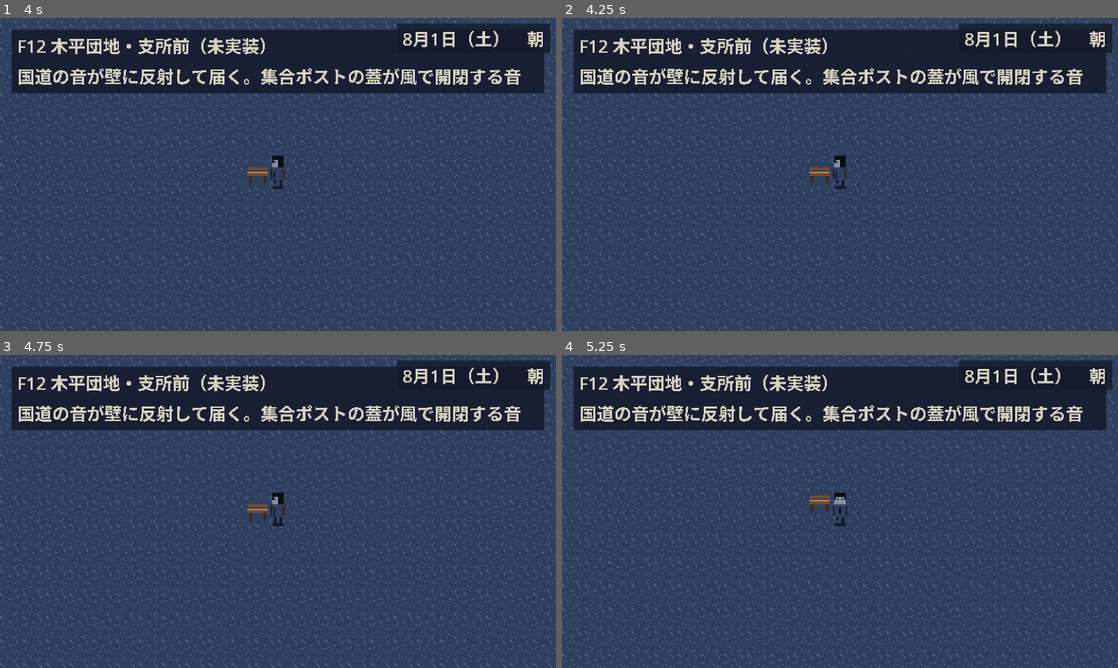
Above: before the commit, frames 1-4 (two rows, left to right).
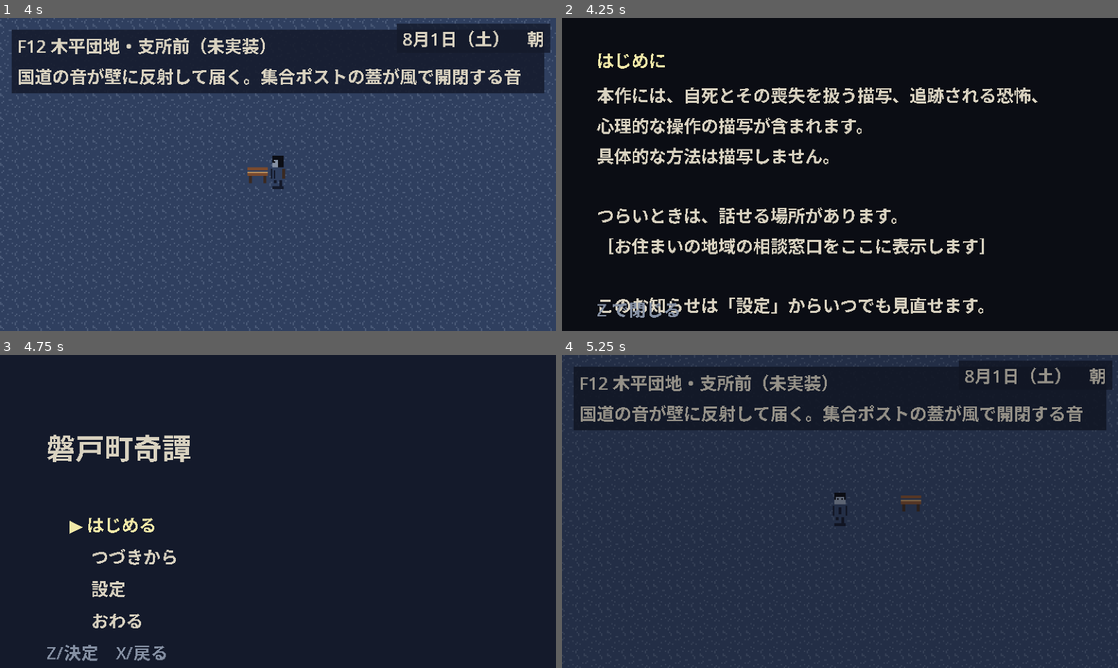
Above: after the commit, the same moments.

Repository: kijima-masaru/Ano-natsu-no-hyaku-ki-yak-
Game: Godot game, scene res://scenes/main.tscn
The game is run twice, just before and just after one commit, with the same random seed, the same clock (stepped at 60 frames per second) and the same inputs. Before the commit the project has no main scene; this scene is started directly in both runs.
Inputs:
- Up to frame 1 (4 s): tap Enter (ui_accept) at 0.5, 0.77, 1.52, 3.02, 3.77 s; hold D (move_right) 0.53-1.28 s; hold Z (interact) 0.53-1.28 s; hold S (move_down) 1.28-2.03 s; tap Shift (sneak) at 1.35, 2.85 s; hold D (move_right) 2.03-2.78 s; hold Z (interact) 2.03-2.78 s; hold W (move_up) 2.78-3.53 s; hold A (move_left) from 3.53 s (still down); hold Z (interact) from 3.53 s (still down)
- Up to frame 2 (4.25 s): keep holding A (move_left); keep holding Z (interact); tap X (cancel) at 4.15 s
- Up to frame 3 (4.75 s): keep holding A (move_left); release Z (interact) at 4.28 s; tap Shift (sneak) at 4.35 s; tap Enter (ui_accept) at 4.52 s
- Up to frame 4 (5.25 s): tap Enter (ui_accept) at 5 s; release A (move_left) at 5.03 s; hold S (move_down) from 5.03 s (still down); hold Z (interact) from 5.03 s (still down)

Frame 1 is identical in both runs. In frame 2, 98% of the frame differs, in the area x 0-100%, y 0-100%; in frame 3, 83%; in frame 4, 74%.
Error after the commit: Cannot call method 'set_input_as_handled' on a null value. (res://scripts/ui/menu_list.gd:65)

Commit message:
feat(save): タイトル画面をエントリポイントにし、セーブポイントとシーン離脱を接続
- Title: はじめる／つづきから／設定／おわる。初回はお知らせを先に表示。クリア済み数を題字の下に印で示す
- Main: セーブポイント（公衆電話）でスロットメニューを開く。Esc でオートセーブしてタイトルへ（暫定）
- SceneRouter.reset(): シーン離脱時に参照を捨て、再入場でプレイヤーを再生成。フィールド訪問を GameState に記録
- project.godot: main_scene をタイトルに変更、SaveManager を autoload 登録

Co-Authored-By: Claude Fable 5.1 <noreply@anthropic.com>
Claude-Session: https://claude.ai/code/session_012m8V77zujmRXRRP5JutGJS

Diff:
--- /dev/null
+++ b/scenes/ui/title.tscn
@@ -0,0 +1,47 @@
+[gd_scene load_steps=3 format=3]
+
+[ext_resource type="Script" path="res://scripts/ui/title.gd" id="1_title"]
+[ext_resource type="Script" path="res://scripts/ui/menu_list.gd" id="2_menu_list"]
+
+[node name="Title" type="Control"]
+layout_mode = 3
+anchors_preset = 15
+anchor_right = 1.0
+anchor_bottom = 1.0
+script = ExtResource("1_title")
+
+[node name="Background" type="ColorRect" parent="."]
+layout_mode = 1
+anchors_preset = 15
+anchor_right = 1.0
+anchor_bottom = 1.0
+mouse_filter = 2
+
+[node name="Title" type="Label" parent="."]
+layout_mode = 0
+offset_left = 32.0
+offset_top = 48.0
+offset_right = 352.0
+offset_bottom = 72.0
+
+[node name="Subtitle" type="Label" parent="."]
+layout_mode = 0
+offset_left = 32.0
+offset_top = 74.0
+offset_right = 352.0
+offset_bottom = 88.0
+
+[node name="Menu" type="VBoxContainer" parent="."]
+layout_mode = 0
+offset_left = 48.0
+offset_top = 108.0
+offset_right = 336.0
+offset_bottom = 180.0
+script = ExtResource("2_menu_list")
+
+[node name="Footer" type="Label" parent="."]
+layout_mode = 0
+offset_left = 32.0
+offset_top = 196.0
+offset_right = 352.0
+offset_bottom = 210.0
--- a/scripts/autoload/scene_router.gd
+++ b/scripts/autoload/scene_router.gd
@@ -34,6 +34,17 @@
 ## Main シーンがワールドのルートを登録する
 func register_world(root: Node2D) -> void:
 	world_root = root
+
+
+## ゲームシーンを離れるときに呼ぶ。フィールドとプレイヤーはシーンごと解放されるため参照を捨てる
+func reset() -> void:
+	world_root = null
+	current_field = null
+	current_field_id = ""
+	player = null
+	camera = null
+	is_transitioning = false
+	_fade.color = Palette.with_alpha(Palette.FADE_BLACK, 0.0)
 
 
 ## 起動時：GameState.current_field_id のフィールドを読み込む
@@ -124,6 +135,8 @@
 	if def != null:
 		GameState.set_current_field(def.id)
 	GameState.set_player_pose(player.global_position, player.facing)
+	if def != null:
+		GameState.mark_visited(def.id)
 	field_entered.emit(current_field_id, from_id)
 
 
--- a/scripts/main.gd
+++ b/scripts/main.gd
@@ -4,6 +4,8 @@
 
 const MESSAGE_WINDOW_SCENE: PackedScene = preload("res://scenes/ui/message_window.tscn")
 const DATE_HUD_SCENE: PackedScene = preload("res://scenes/ui/date_hud.tscn")
+const SLOT_MENU_SCENE: PackedScene = preload("res://scenes/ui/slot_menu.tscn")
+const TITLE_SCENE: String = "res://scenes/ui/title.tscn"
 
 @onready var world: Node2D = $World
 @onready var ui: CanvasLayer = $UI
@@ -33,7 +35,37 @@
 
 
 func _on_interaction_started(target: Interactable) -> void:
+	if target.kind == "save_point":
+		_open_save_menu()
+		return
 	_show_message(target.display_name, target.message)
+
+
+func _open_save_menu() -> void:
+	if SceneRouter.player != null:
+		SceneRouter.player.input_enabled = false
+	var menu: Control = SLOT_MENU_SCENE.instantiate() as Control
+	menu.set("mode", "save")
+	ui.add_child(menu)
+	menu.finished.connect(func(success: bool, slot: int) -> void:
+		menu.queue_free()
+		if success:
+			_show_message("", "記録した。（%s）" % SavePaths.slot_label(slot))
+		else:
+			_on_message_closed())
+
+
+func _exit_tree() -> void:
+	SceneRouter.reset()
+
+
+func _unhandled_input(event: InputEvent) -> void:
+	# 暫定：X 長押し等のメニューは未実装。Esc でタイトルへ（オートセーブ済み）。TODO(step-3 task-4): ポーズメニュー
+	if event.is_action_pressed("cancel") and not _message_window.is_open and SceneRouter.player != null \
+			and SceneRouter.player.input_enabled:
+		get_viewport().set_input_as_handled()
+		SaveManager.autosave()
+		get_tree().change_scene_to_file(TITLE_SCENE)
 
 
 func _on_passage_blocked(exit: ExitData) -> void:
--- /dev/null
+++ b/scripts/ui/title.gd
@@ -0,0 +1,107 @@
+extends Control
+## タイトル画面。はじめる／つづきから／設定／おわる。エントリポイント。
+## 初回起動時はコンテンツに関するお知らせを先に表示する（system.json に既読を記録）。
+## 周回プレイ：クリア済みエンディングの数だけ、題字の横に「面」の印を並べる（ステップ5で本実装）。
+
+const GAME_SCENE: String = "res://scenes/main.tscn"
+const FONT_SIZE: int = 12
+const TITLE_FONT_SIZE: int = 20
+
+const SLOT_MENU_SCENE: PackedScene = preload("res://scenes/ui/slot_menu.tscn")
+const SETTINGS_SCENE: PackedScene = preload("res://scenes/ui/settings_menu.tscn")
+const NOTICE_SCENE: PackedScene = preload("res://scenes/ui/content_notice.tscn")
+
+@onready var _bg: ColorRect = $Background
+@onready var _title: Label = $Title
+@onready var _sub: Label = $Subtitle
+@onready var _list: MenuList = $Menu
+@onready var _footer: Label = $Footer
+
+
+func _ready() -> void:
+	_bg.color = Palette.get_color(Palette.NIGHT_SKY)
+	_title.add_theme_font_size_override("font_size", TITLE_FONT_SIZE)
+	_title.add_theme_color_override("font_color", Palette.get_color(Palette.BONE_WHITE))
+	_title.text = "磐戸町奇譚"
+	_sub.add_theme_font_size_override("font_size", FONT_SIZE)
+	_sub.add_theme_color_override("font_color", Palette.get_color(Palette.UI_TEXT_DIM))
+	_sub.text = _cleared_marks()
+	_footer.add_theme_font_size_override("font_size", FONT_SIZE)
+	_footer.add_theme_color_override("font_color", Palette.get_color(Palette.UI_TEXT_DIM))
+	_footer.text = "Z/決定　X/戻る"
+	_list.activated.connect(_on_activated)
+	_build_menu()
+	if not bool(SaveManager.system.get("content_notice_seen", false)):
+		_show_notice()
+
+
+func _build_menu() -> void:
+	var has_any: bool = false
+	for slot: int in SavePaths.SLOT_COUNT:
+		if SaveManager.has_save(slot):
+			has_any = true
+	var items: Array[Dictionary] = [
+		{"id": "new", "text": "はじめる"},
+		{"id": "continue", "text": "つづきから", "disabled": not has_any},
+		{"id": "settings", "text": "設定"},
+		{"id": "quit", "text": "おわる"},
+	]
+	_list.set_items(items)
+
+
+func _cleared_marks() -> String:
+	var cleared: Array = SaveManager.system.get("cleared_endings", [])
+	return "面 ".repeat(cleared.size()).strip_edges() if not cleared.is_empty() else ""
+
+
+func _on_activated(_index: int, id: String) -> void:
+	match id:
+		"new":
+			_start_new_game()
+		"continue":
+			_open_slots()
+		"settings":
+			_open_settings()
+		"quit":
+			get_tree().quit()
+
+
+func _start_new_game() -> void:
+	GameState.reset()
+	Calendar.set_day(1)
+	_change_to_game()
+
+
+func _open_slots() -> void:
+	var menu: Control = SLOT_MENU_SCENE.instantiate() as Control
+	menu.set("mode", "load")
+	add_child(menu)
+	_list.visible = false
+	menu.finished.connect(func(success: bool, _slot: int) -> void:
+		menu.queue_free()
+		if success:
+			_change_to_game()
+		else:
+			_list.visible = true)
+
+
+func _open_settings() -> void:
+	var menu: Control = SETTINGS_SCENE.instantiate() as Control
+	add_child(menu)
+	_list.visible = false
+	menu.closed.connect(func() -> void:
+		menu.queue_free()
+		_list.visible = true)
+
+
+func _show_notice() -> void:
+	var notice: Control = NOTICE_SCENE.instantiate() as Control
+	add_child(notice)
+	_list.visible = false
+	notice.acknowledged.connect(func() -> void: _list.visible = true)
+
+
+func _change_to_game() -> void:
+	var err: Error = get_tree().change_scene_to_file(GAME_SCENE)
+	if err != OK:
+		push_error("Title: ゲームシーンへ遷移できません（%s）" % error_string(err))
Not shown, changed: README.md
